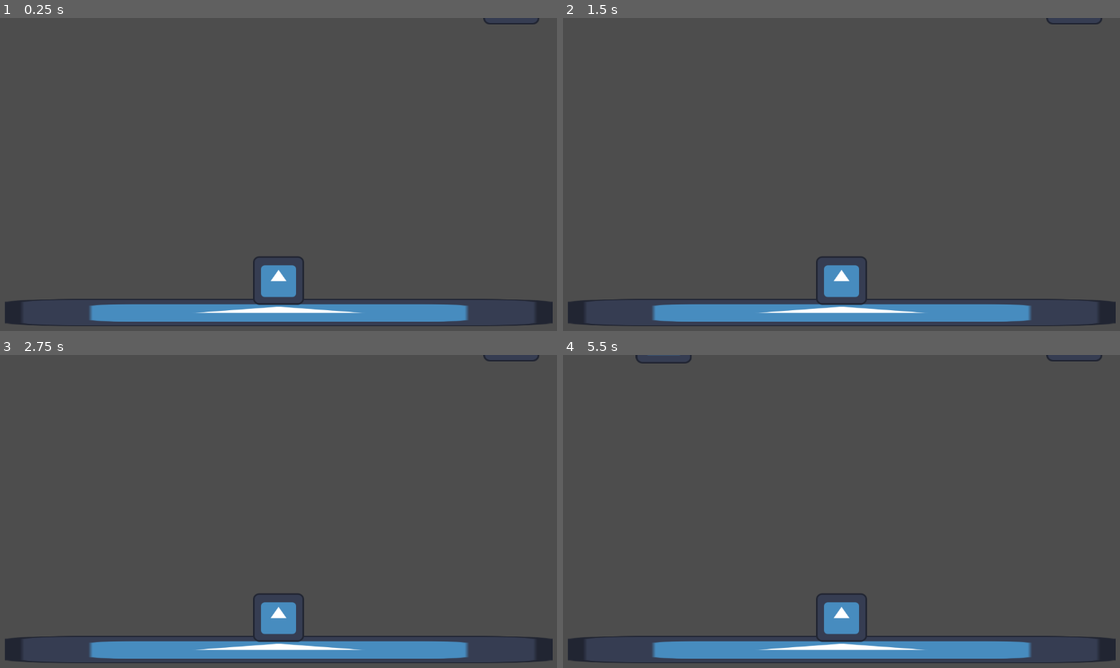
Above: before the commit, frames 1-4 (two rows, left to right).
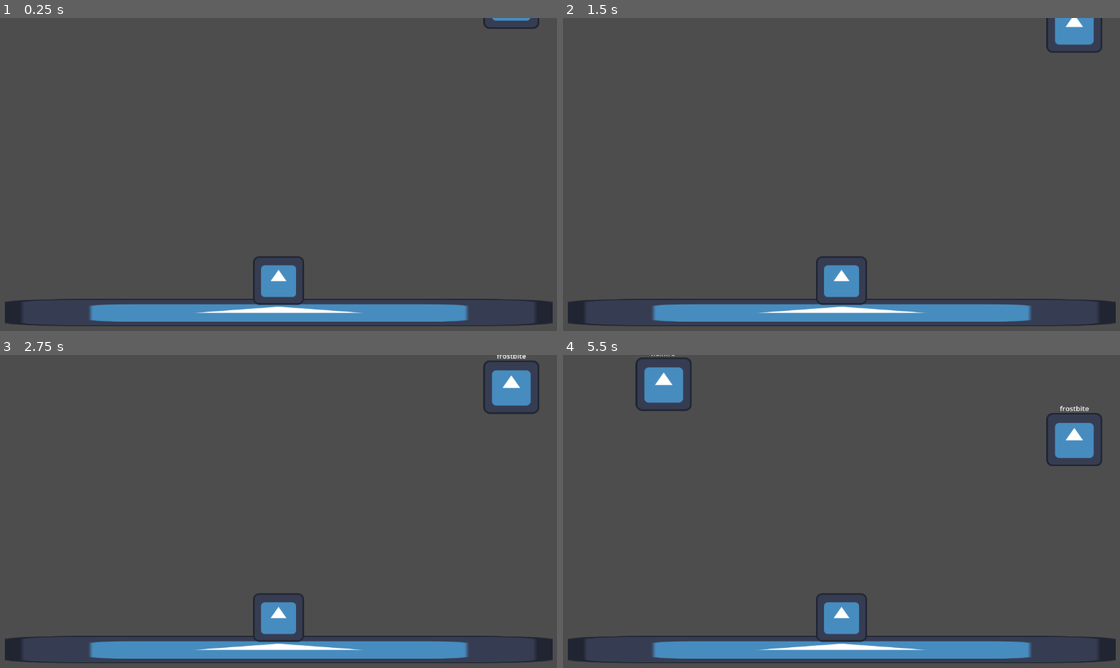
Above: after the commit, the same moments.

Repository: Mark-0909/Type-Wizard-Tower-Defense
Game: Godot game, scene res://nodes/main.tscn
Two runs of this game, one before a commit and one after it. Both use one fixed random seed, a clock stepped at 60 frames per second and the inputs below. The engine's default icon, where the game draws it, is replaced by a stand-in: a white triangle on a blue panel in a dark square.
Inputs:
- Up to frame 1 (0.25 s): no input
- Up to frame 2 (1.5 s): no input
- Up to frame 3 (2.75 s): no input
- Up to frame 4 (5.5 s): no input

The runs differ from the first frame. In frame 1, 0.2% of the frame differs, in the area x 86-97%, y 0-4%; in frame 2, 0.7%; in frame 3, 1.1%; in frame 4, 2.2%, in the area x 12-97%, y 0-36%.

Commit message:
enemy moving down

Diff:
--- a/scripts/enemy_1.gd
+++ b/scripts/enemy_1.gd
@@ -1,13 +1,10 @@
 extends Node2D
 
-
 var word: String = ""
-
+var velocity: float = 100.0  # Pixels per second
 
 func _ready() -> void:
 	$word.text = word
 
-
-# Called every frame. 'delta' is the elapsed time since the previous frame.
 func _process(delta: float) -> void:
-	pass
+	position.y += velocity * delta
